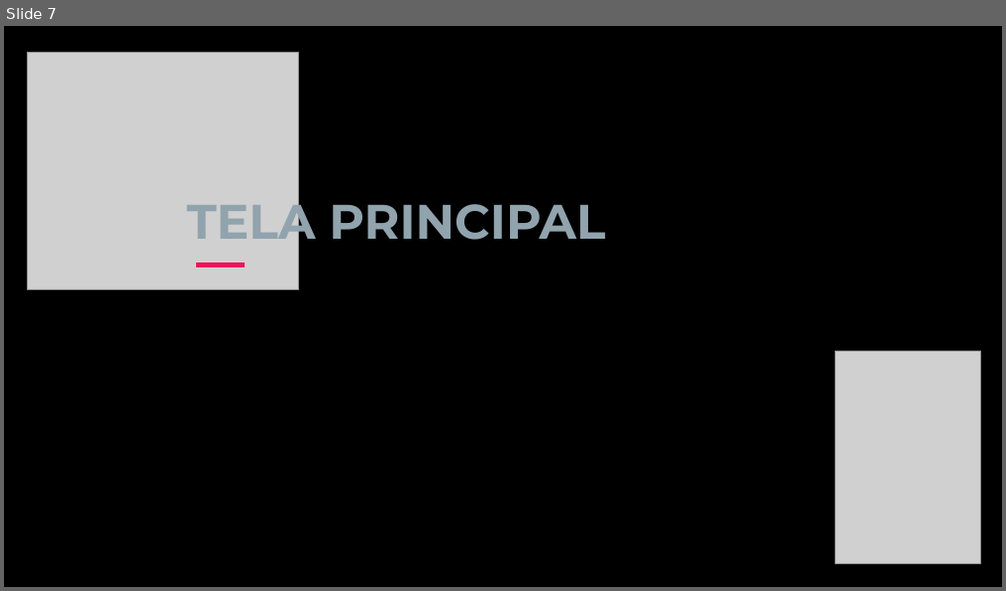
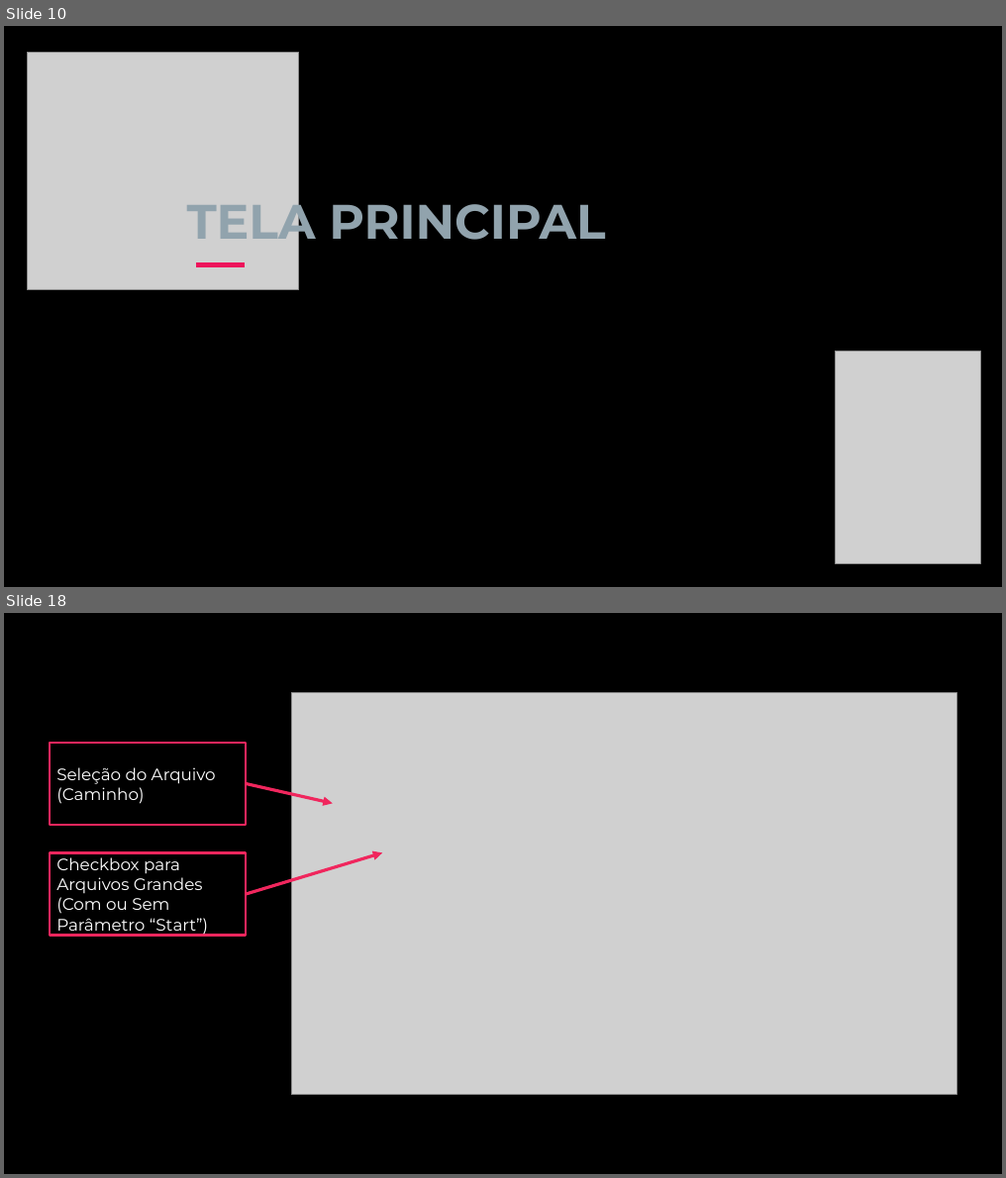
Before and after one commit to ryanbritodev/bats-fiap, a slide deck: ajuda/AutoLab.pptx. Shown one above the other, each under a label of ours: slide 7 before the commit, slides 10 and 18 after it; the slides between them are not shown. The pictures are 1006x591 and 1006x1178 pixels, drawn with LibreOffice and Linux fonts; fonts in the diff are those of the drawing; grey boxes stand for pictures; background and template pictures are left out. Boxes give left, top, right and bottom in pixels: in the first picture for what was removed or moved away, otherwise in the second. Text is boxed around its words. In the diff, an @@ line names an element or a change of style, - is before the commit and + after.

```diff
--- a/ajuda/AutoLab.pptx
+++ b/ajuda/AutoLab.pptx
@@ slide 18 added at [4,613,1002,1174], background picture (left out) @@
@@ picture added at [291,692,957,1095] @@
@@ rectangle added at [50,743,246,825], outline #F0265D 2.25 pt, 16 pt, text #FFFFFF @@
+Seleção do Arquivo (Caminho)
@@ arrow added from (246, 783) to (333, 803), #F0265D 3 pt @@
@@ rectangle added at [50,854,246,936], outline #F0265D 2.25 pt, 16 pt, text #FFFFFF @@
+Checkbox para Arquivos Grandes (Com ou Sem Parâmetro “Start”)
@@ arrow added from (246, 894) to (383, 854), #F0265D 3 pt @@
@@ what was slide 7 is now slide 10 @@
```
Also in this commit, not shown: 3 slides changed, 12 other slides added, 3 slides removed.
